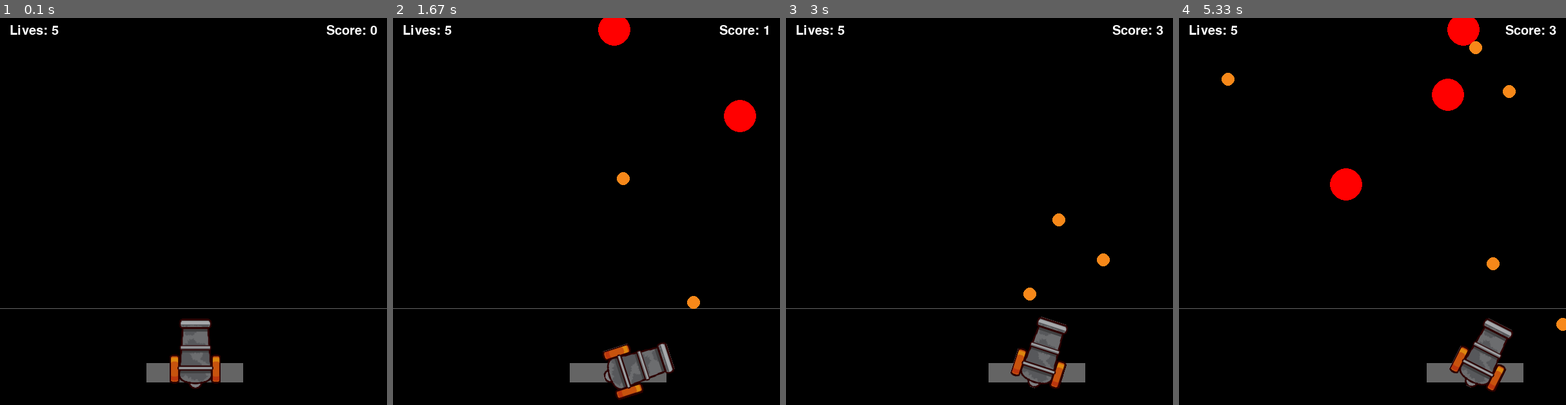
Above: before the commit, frames 1-4 (left to right).
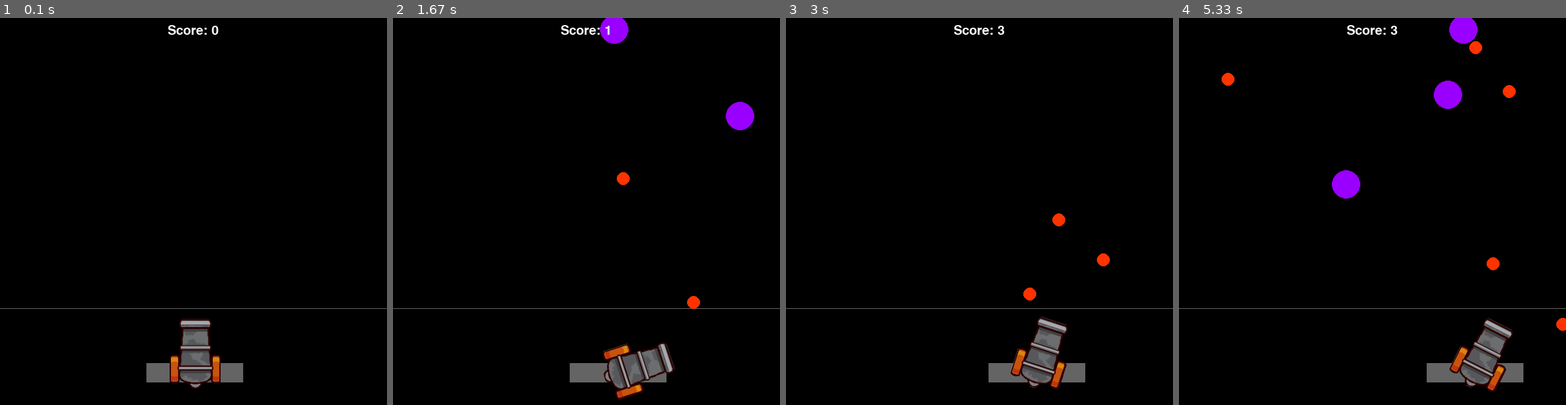
Above: after the commit, the same moments.

Repository: shivaverma/Orbit
Game: pygame game, started from Cannon/cannon.py
Two runs of this game, one before a commit and one after it. Both use one fixed random seed, a clock stepped at 60 frames per second and the inputs below.
Inputs:
- Up to frame 1 (0.1 s): no input
- Up to frame 2 (1.67 s): tap Space at 0.33, 0.73, 1.03, 1.23, 1.53 s; hold Right 0.67-1.13 s; hold Right 1.17-1.63 s
- Up to frame 3 (3 s): hold Left 1.67-2.2 s; tap Space at 1.73, 2.03, 2.3, 2.6, 2.73 s; hold Left 2.23-2.63 s; hold Right from 2.67 s (still down)
- Up to frame 4 (5.33 s): tap Space at 3.03, 3.4, 3.7, 3.9, 4.2, 4.4, 4.7, 4.9, 5.2 s; release Right at 3.3 s; hold Left 3.33-3.8 s; hold Right 3.83-4.3 s; hold Right 4.33-4.8 s; hold Left from 4.83 s (still down)

The runs differ from the first frame. In frame 1, 0.4% of the frame differs, in the area x 2-98%, y 1-5%; in frame 2, 1.6%; in frame 3, 0.7%; in frame 4, 2.4%, in the area x 2-100%, y 0-81%.

Commit message:
added random_policy + Cannon improvement

Diff:
--- a/Cannon/assets/objects.py
+++ b/Cannon/assets/objects.py
@@ -59,11 +59,11 @@
 
 	def __init__(self,WIN_WIDTH,max_y):
 		self.WIN_WIDTH = WIN_WIDTH
-		self.radius = 25
+		self.radius = 22
 		self.center = [
 			randint(self.MAX_RADIUS, WIN_WIDTH-self.MAX_RADIUS), randint(max_y-100, max_y-50)]
 		self.surf = pygame.Surface((50, 50), pygame.SRCALPHA)
-		pygame.draw.circle(self.surf, (255,0,0), (25, 25), self.radius)
+		pygame.draw.circle(self.surf, (153, 0, 255), (25, 25), self.radius)
 		self.mask = pygame.mask.from_surface(self.surf)
 		self.rect = self.surf.get_rect(center=self.center)
 		self.yvel = 5
@@ -82,7 +82,7 @@
 	def __init__(self, x, y, angle,WIN_WIDTH):
 		self.WIN_WIDTH = WIN_WIDTH
 		self.surf = pygame.Surface((20, 20), pygame.SRCALPHA)
-		pygame.draw.circle(self.surf, (247, 136, 25), (10, 10), 10)
+		pygame.draw.circle(self.surf, (255, 51, 0), (10, 10), 10)
 		self.mask = pygame.mask.from_surface(self.surf)
 		x, y = x+50*sin(pi*(angle/180)), y-50*cos(pi*(angle/180))
 		self.rect = self.surf.get_rect(center=(x, y))
--- a/Cannon/cannon.py
+++ b/Cannon/cannon.py
@@ -49,14 +49,8 @@
 
 		score_label = self.STAT_FONT.render(
 			"Score: " + str(self.score), 1, (255, 255, 255))
-		if self.playing:
-			self.WIN.blit(score_label, ((self.WIN_WIDTH - score_label.get_width()-15), 10))
-			# to render lives
-			lives_label = self.STAT_FONT.render(
-				"Lives: " + str(self.lives), 1, (255, 255, 255))
-			self.WIN.blit(lives_label, (15, 10))
-		else:
-			self.WIN.blit(score_label, ((self.WIN_WIDTH - score_label.get_width())/2, 10))
+
+		self.WIN.blit(score_label, ((self.WIN_WIDTH - score_label.get_width())/2, 10))
 
 	# game logic runs in this fuction for each frame
 	def game_loop(self):
@@ -195,7 +189,9 @@
 				x, y = self.plank.rect.center
 				self.bullets.append(Bullet(x, y, self.angle, self.WIN_WIDTH))
 
-
+		# do nothing
+		elif action == 3:
+			pass
 
 		hit, life_down = self.game_loop()
 
@@ -225,7 +221,7 @@
 		return self.reward, state, self.done
 
 
-LIVES = 5
+LIVES = 1
 
 if __name__ == '__main__':
 	env = Cannon(graphics=True)
--- /dev/null
+++ b/Cannon/random_policy.py
@@ -0,0 +1,29 @@
+import numpy as np
+from cannon import Cannon
+
+env = Cannon()
+np.random.seed(0)
+
+def random_policy(episode):
+
+    action_space = 3
+    state_space = 8
+    max_steps = 1000
+
+    for e in range(episode):
+        state = env.reset()
+        score = 0
+
+        for i in range(max_steps):
+            action = np.random.randint(action_space)
+            reward, next_state, done = env.step(action)
+            score += reward
+            state = next_state
+            if done:
+                print("episode: {}/{}, score: {}".format(e, episode, score))
+                break
+
+
+if __name__ == '__main__':
+
+    random_policy(10)
--- a/Jump/jump.py
+++ b/Jump/jump.py
@@ -3,7 +3,6 @@
 
 import random
 import turtle
-from tkinter import PhotoImage
 
 class Jump:
 
@@ -195,12 +194,16 @@
         self.run_frame()
         self.reward += .1
 
-        state = [i.xcor()*.01 for i in self.obs] + [i.ycor()*.01 for i in self.obs] + [int(self.triggered)]
+        # reward on terminating
+        if self.done:
+            self.reward -= 20
+
+        state = [i.xcor()*.01 for i in self.obs] + [i.ycor()*.01 for i in self.obs] + [self.t_rex.ycor()*.01]
         return self.reward, state, self.done
 
 
 # ------------------------ Human control ------------------------
 
-env = Jump()
-while 1:
-    env.run_frame()
+# env = Jump()
+# while 1:
+#     env.run_frame()
--- /dev/null
+++ b/Jump/random_policy.py
@@ -0,0 +1,29 @@
+import numpy as np
+from jump import Jump
+
+env = Jump()
+np.random.seed(0)
+
+def random_policy(episode):
+
+    action_space = 2
+    state_space = 13
+    max_steps = 1000
+
+    for e in range(episode):
+        state = env.reset()
+        score = 0
+
+        for i in range(max_steps):
+            action = np.random.randint(action_space)
+            reward, next_state, done = env.step(action)
+            score += reward
+            state = next_state
+            if done:
+                print("episode: {}/{}, score: {}".format(e, episode, score))
+                break
+
+
+if __name__ == '__main__':
+
+    random_policy(10)
--- /dev/null
+++ b/Paddle/random_policy.py
@@ -0,0 +1,29 @@
+import numpy as np
+from paddle import Paddle
+
+env = Paddle()
+np.random.seed(0)
+
+def random_policy(episode):
+
+    action_space = 3
+    state_space = 5
+    max_steps = 1000
+
+    for e in range(episode):
+        state = env.reset()
+        score = 0
+
+        for i in range(max_steps):
+            action = np.random.randint(action_space)
+            reward, next_state, done = env.step(action)
+            score += reward
+            state = next_state
+            if done:
+                print("episode: {}/{}, score: {}".format(e, episode, score))
+                break
+
+
+if __name__ == '__main__':
+
+    random_policy(10)
Renamed: Paddle/agent.py -> Paddle/DQN_agent.py
